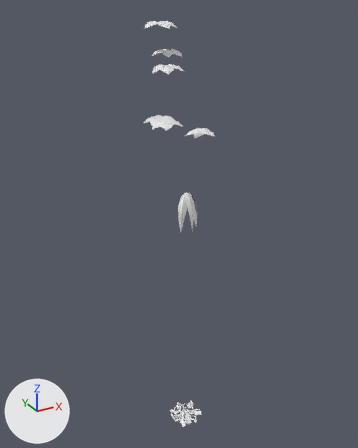
Before and after pictures for a commit that changed the OBJ model game/assets/models/plants/SM_Plant_StranglerFigMasonry_Leaf.obj.
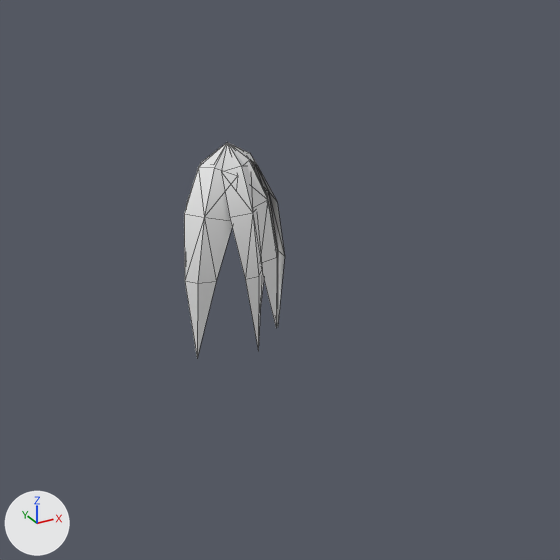
Each version appears first whole from a 50 mm lens placed at (-14.9, -26.09, 29.53), pointed at (0.13, 1.24, 15.87), and next in a close-up on the part from 40% to 70% of the width and 37% to 61% of the height. Every picture has the same lights, and +X, +Y and +Z are marked at lower left. The older version's two pictures come first. The close-ups show mesh edges as thin lines. Where no turn or scale is listed for an object, it has been applied to the vertices. Vertices at exactly the same position are counted once.

Objects in the first close-up: 'SM_Plant_StranglerFigMasonry_Leaf'.
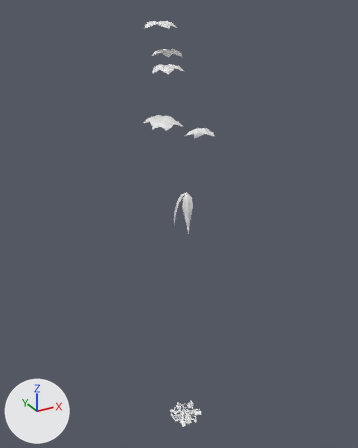
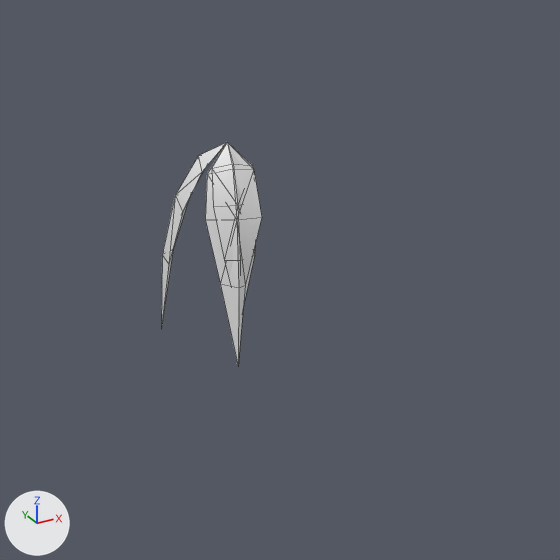
Where the change shows, as pixel boxes (x1, y1, x2, y2) in the close-ups (560 x 560 px):
'SM_Plant_StranglerFigMasonry_Leaf', reshaped: before (184, 142, 285, 357); after (161, 142, 262, 364)

Diff of the bpy script that builds the scene:
```diff
--- a/game/assets/models/plants/SM_Plant_StranglerFigMasonry_Leaf.obj.py
+++ b/game/assets/models/plants/SM_Plant_StranglerFigMasonry_Leaf.obj.py
@@ me_sm_plant_stranglerfigmasonry_leaf @@
 # used by ob_sm_plant_stranglerfigmasonry_leaf; location = (0.0, 0.0, 0.0)
-me_sm_plant_stranglerfigmasonry_leaf.from_pydata(...)  # 981 vertices, 664 faces; spans x -2.6..2.4, y -1.4..2.6, z -0.1..28.8
+me_sm_plant_stranglerfigmasonry_leaf.from_pydata(...)  # 951 vertices, 628 faces; spans x -2.6..2.4, y -1.4..2.6, z -0.1..28.8
+# me_sm_plant_stranglerfigmasonry_leaf part 1
+# 40 vertices are removed from x -0.6..0.8, y -0.4..0.5, z 15.9..18.4
+# 55 faces are deleted
+# 19 vertices move from x -0.8..0.2, y -0.7..-0.1, z 16.0..18.4 to x -0.6..0.2, y -0.7..0.6, z 16.0..18.4
+# 10 vertices are added at x -0.6..0.0, y -0.7..0.7, z 15.9..18.4
+# 19 new faces join them
```
